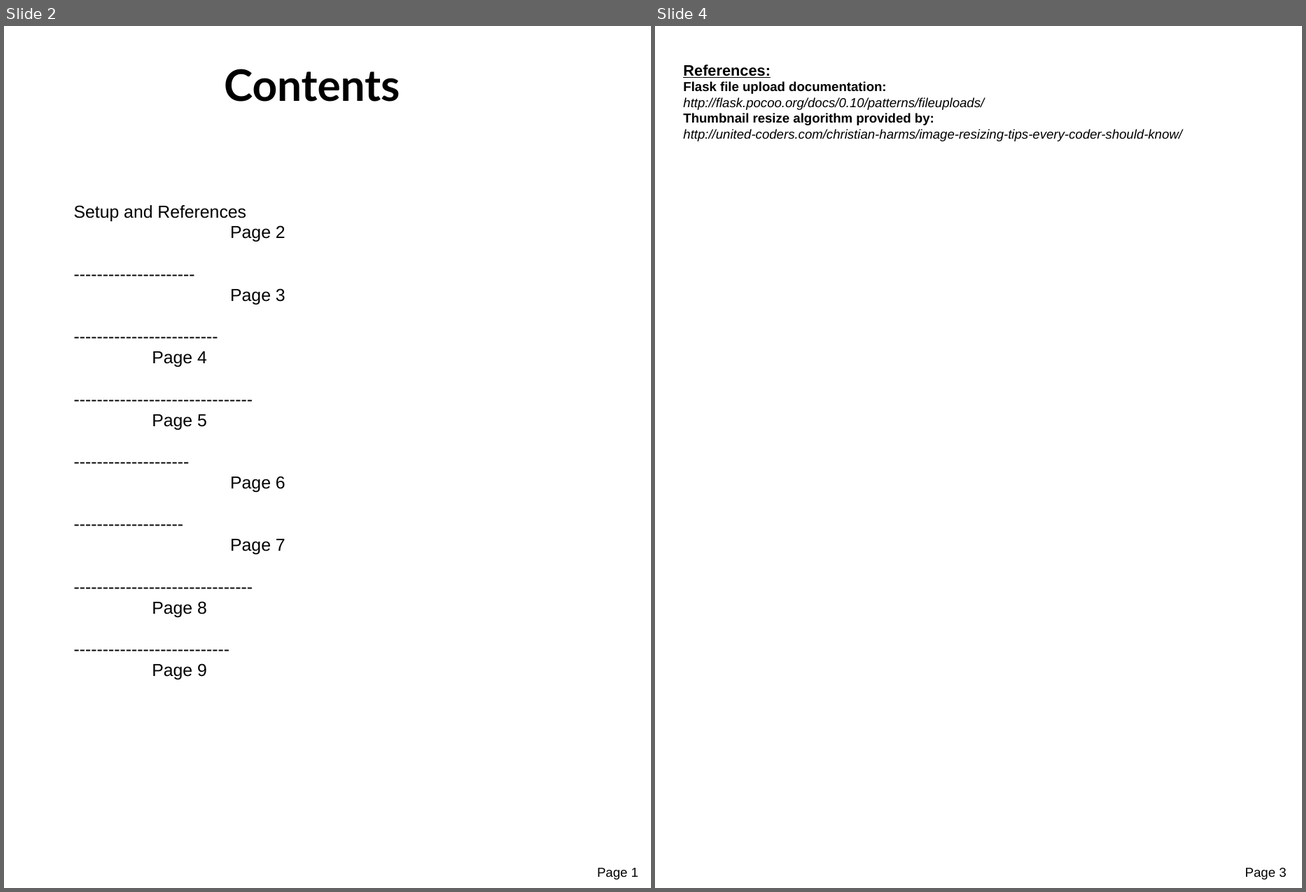
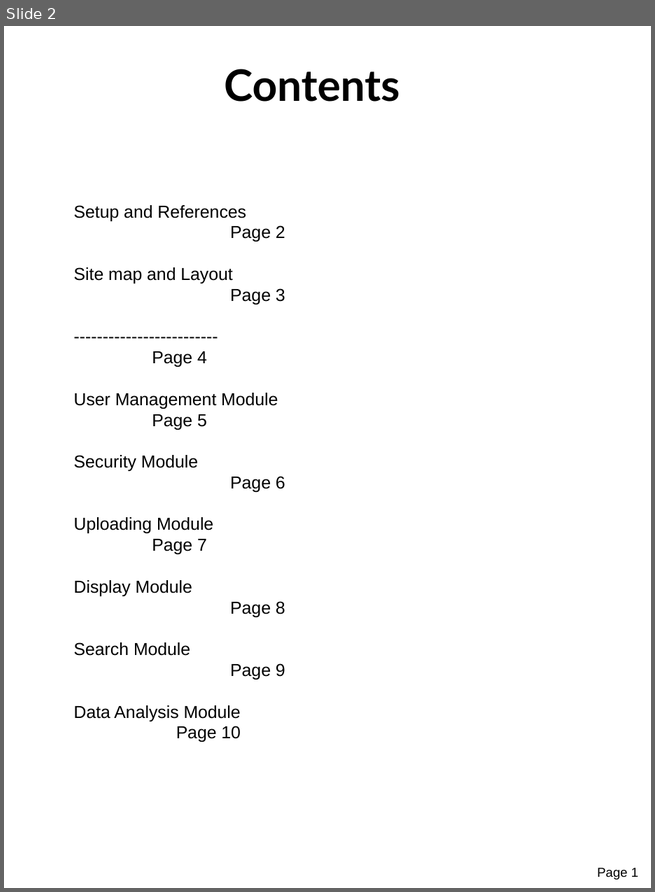
Before and after one commit to Tamarabyte/database391, a slide deck: ProjectReport.odp. Shown side by side, each under a label of ours: slides 2 and 4 before the commit, slide 2 after it; the slides between them are not shown. The pictures are 1306x892 and 655x892 pixels, drawn with LibreOffice and Linux fonts; fonts in the diff are those of the drawing. Boxes give left, top, right and bottom in pixels: in the first picture for what was removed or moved away, otherwise in the second. Text is boxed around its words. In the diff, an @@ line names an element or a change of style, - is before the commit and + after.

Commit message:
Added more to Docs

```diff
--- a/ProjectReport.odp
+++ b/ProjectReport.odp
@@ slide 4 removed at (x1=655, y1=26, x2=1302, y2=888), background #FFFFFF @@
@@ text removed at (x1=683, y1=64, x2=1182, y2=141) @@
-References:
-Flask file upload documentation:
-http://flask.pocoo.org/docs/0.10/patterns/fileuploads/
-Thumbnail resize algorithm provided by:
-http://united-coders.com/christian-harms/image-resizing-tips-every-coder-should-know/
@@ text removed at (x1=1245, y1=868, x2=1286, y2=880) @@
-Page 3
@@ slide 2 changed as well @@
@@ text at (x1=74, y1=267, x2=285, y2=305): text changed @@
---------------------- Page 3
+Site map and Layout Page 3
@@ text at (x1=74, y1=393, x2=285, y2=742): text changed @@
-------------------------------- Page 5
--------------------- Page 6
-------------------- Page 7
-------------------------------- Page 8
---------------------------- Page 9
+User Management Module Page 5
+Security Module Page 6
+Uploading Module Page 7
+Display Module Page 8
+Search Module Page 9
+Data Analysis Module Page 10
```
Also in this commit, not shown: 2 other slides changed, 8 slides added, 1 other file.
